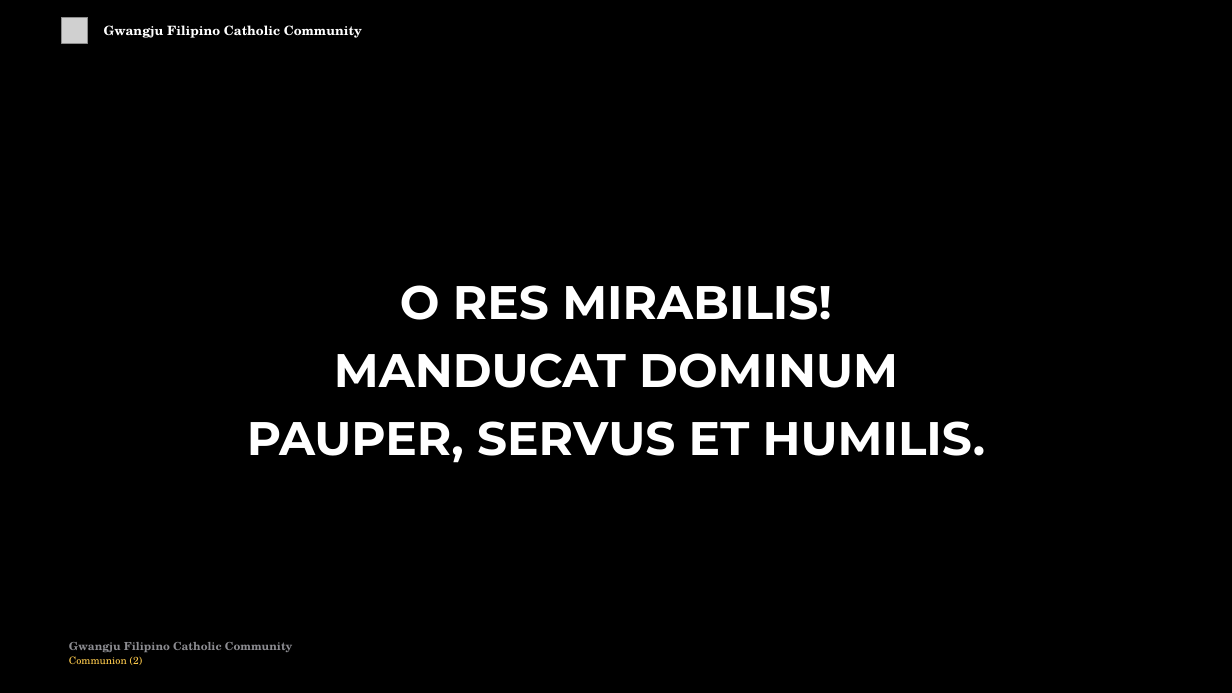
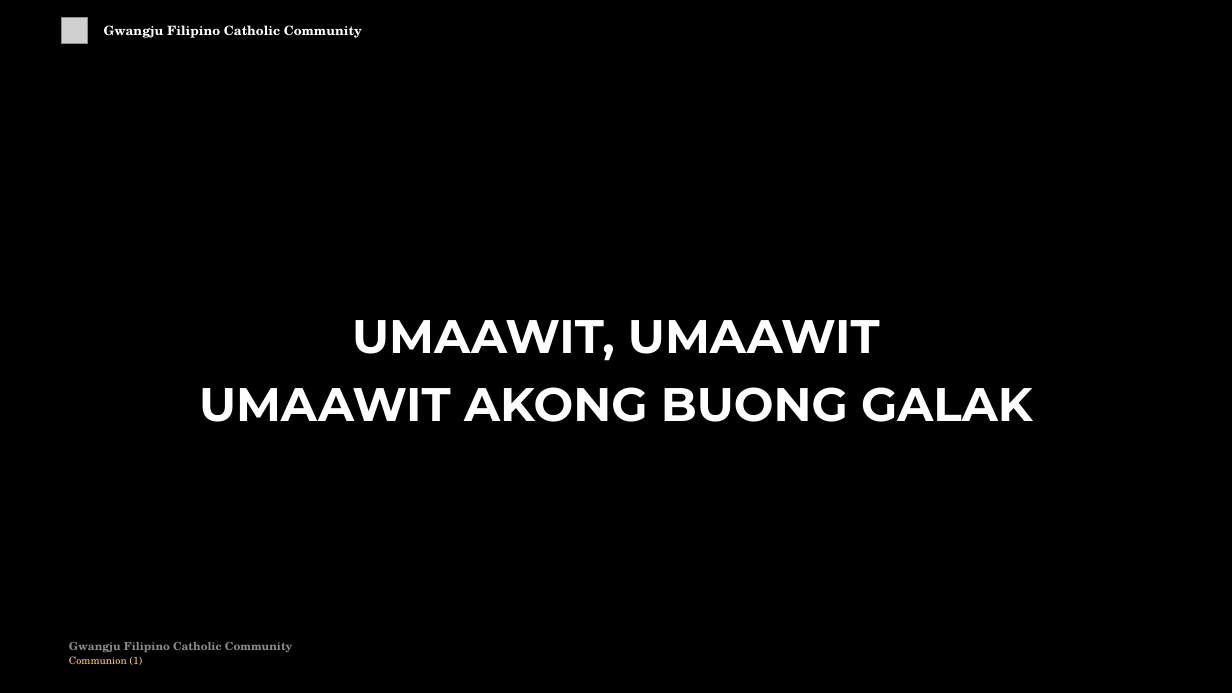
Before and after one commit to divinogabriel9/verbum, a slide deck: slide 59 of outputs/GFCC17May2026_Eastertide.pptx (slide 57 before the commit). Drawn at 1232x693 pixels with LibreOffice and Linux fonts; fonts in the diff are those of the drawing; grey boxes stand for pictures. Boxes give left, top, right and bottom in pixels: in the first picture for what was removed or moved away, otherwise in the second. Text is boxed around its words. In the diff, an @@ line names an element or a change of style, - is before the commit and + after.

```diff
--- a/outputs/GFCC17May2026_Eastertide.pptx
+++ b/outputs/GFCC17May2026_Eastertide.pptx
@@ text at (199, 320, 1033, 422): text changed @@
-O RES MIRABILIS!
-MANDUCAT DOMINUM
-PAUPER, SERVUS ET HUMILIS.
+UMAAWIT, UMAAWIT
+UMAAWIT AKONG BUONG GALAK
@@ text at (69, 656, 143, 665): text changed @@
-Communion (2)
+Communion (1)
```
Also in this commit, not shown: 10 other slides changed, 13 slides added, 2 slides removed, 11 other files.
